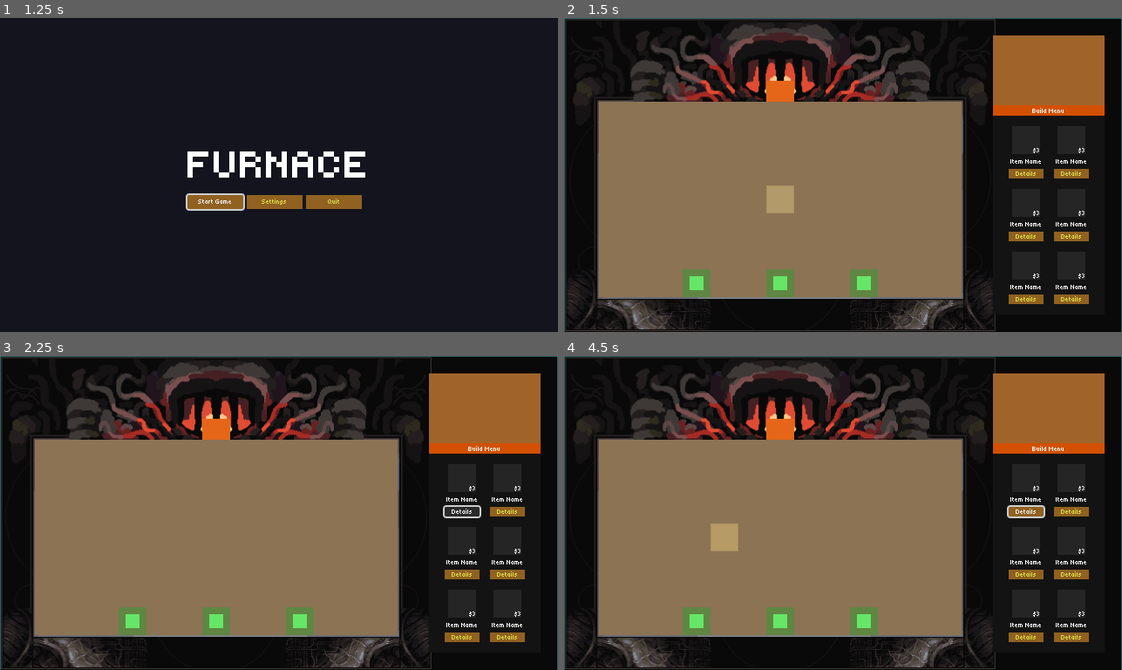
Above: before the commit, frames 1-4 (two rows, left to right).
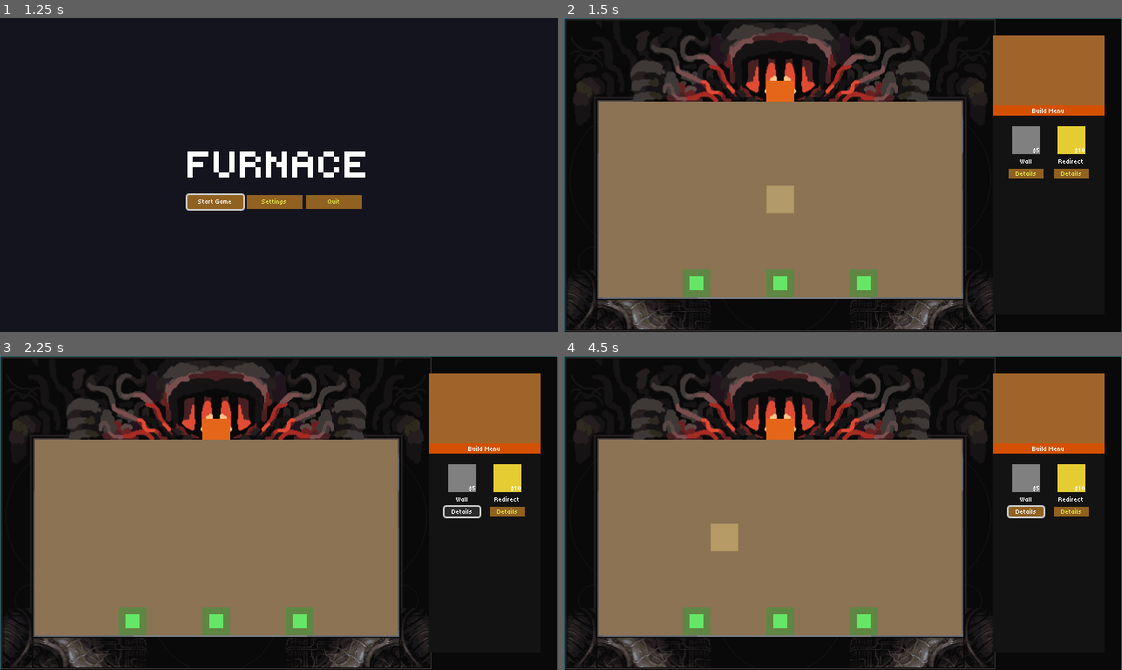
Above: after the commit, the same moments.

Repository: Arcane-Laboratory/Furnace
Game: Godot game, scene res://scenes/ui/title_screen.tscn
Two runs of this game, one before a commit and one after it. Both use one fixed random seed, a clock stepped at 60 frames per second and the inputs below.
Inputs (mouse positions are in pixels of both pictures, inside the frame that each line leads up to):
- Up to frame 1 (1.25 s): tap Enter at 0.5 s; move the mouse to (401, 159) at 0.52 s; click (401, 159) at 0.67 s
- Up to frame 2 (1.5 s): click "Start Game" at 1.25 s
- Up to frame 3 (2.25 s): click "Details" at 2 s
- Up to frame 4 (4.5 s): click "Details" at 2.75 s; click "Details" at 3.5 s; tap Space at 4.25 s; move the mouse to (731, 528) at 4.27 s; click (731, 528) at 4.42 s

Frame 1 is identical in both runs. In frame 2, 1.9% of the frame differs, in the area x 79-95%, y 34-92%; in frame 3, 1.9%; in frame 4, 1.9%.

Commit message:
Refactor buildable items to use resource-based definitions
- Create BuildableItemDefinition resource class for item properties
- Create .tres resource files for each rune type and wall
- Update GameConfig to load definitions from resource files instead of hardcoded values
- Update build_submenu to use resource definitions
- Add designer guide documentation
- Fix signal connection issues and parameter shadowing warnings

Diff:
--- /dev/null
+++ b/godot/resources/buildable_items/acceleration_rune_definition.tres
@@ -0,0 +1,12 @@
+[gd_resource type="Resource" script_class="BuildableItemDefinition" load_steps=2 format=3]
+
+[ext_resource type="Script" path="res://scripts/resources/buildable_item_definition.gd" id="1"]
+
+[resource]
+script = ExtResource("1")
+item_type = "acceleration"
+display_name = "Acceleration"
+cost = 15
+unlocked_by_default = false
+icon_color = Color(0.2, 0.9, 0.4, 1)
+scene_path = ""
--- /dev/null
+++ b/godot/resources/buildable_items/advanced_redirect_rune_definition.tres
@@ -0,0 +1,12 @@
+[gd_resource type="Resource" script_class="BuildableItemDefinition" load_steps=2 format=3]
+
+[ext_resource type="Script" path="res://scripts/resources/buildable_item_definition.gd" id="1"]
+
+[resource]
+script = ExtResource("1")
+item_type = "advanced_redirect"
+display_name = "Advanced Redirect"
+cost = 15
+unlocked_by_default = false
+icon_color = Color(0.9, 0.7, 0.1, 1)
+scene_path = "res://scenes/entities/runes/redirect_rune.tscn"
--- /dev/null
+++ b/godot/resources/buildable_items/explosive_rune_definition.tres
@@ -0,0 +1,12 @@
+[gd_resource type="Resource" script_class="BuildableItemDefinition" load_steps=2 format=3]
+
+[ext_resource type="Script" path="res://scripts/resources/buildable_item_definition.gd" id="1"]
+
+[resource]
+script = ExtResource("1")
+item_type = "explosive"
+display_name = "Explosive"
+cost = 18
+unlocked_by_default = false
+icon_color = Color(0.9, 0.3, 0.2, 1)
+scene_path = ""
--- /dev/null
+++ b/godot/resources/buildable_items/portal_rune_definition.tres
@@ -0,0 +1,12 @@
+[gd_resource type="Resource" script_class="BuildableItemDefinition" load_steps=2 format=3]
+
+[ext_resource type="Script" path="res://scripts/resources/buildable_item_definition.gd" id="1"]
+
+[resource]
+script = ExtResource("1")
+item_type = "portal"
+display_name = "Portal"
+cost = 20
+unlocked_by_default = false
+icon_color = Color(0.6, 0.2, 0.9, 1)
+scene_path = ""
--- /dev/null
+++ b/godot/resources/buildable_items/redirect_rune_definition.tres
@@ -0,0 +1,12 @@
+[gd_resource type="Resource" script_class="BuildableItemDefinition" load_steps=2 format=3]
+
+[ext_resource type="Script" path="res://scripts/resources/buildable_item_definition.gd" id="1"]
+
+[resource]
+script = ExtResource("1")
+item_type = "redirect"
+display_name = "Redirect"
+cost = 10
+unlocked_by_default = true
+icon_color = Color(0.9, 0.8, 0.2, 1)
+scene_path = "res://scenes/entities/runes/redirect_rune.tscn"
--- /dev/null
+++ b/godot/resources/buildable_items/reflect_rune_definition.tres
@@ -0,0 +1,12 @@
+[gd_resource type="Resource" script_class="BuildableItemDefinition" load_steps=2 format=3]
+
+[ext_resource type="Script" path="res://scripts/resources/buildable_item_definition.gd" id="1"]
+
+[resource]
+script = ExtResource("1")
+item_type = "reflect"
+display_name = "Reflect"
+cost = 12
+unlocked_by_default = false
+icon_color = Color(0.2, 0.8, 0.9, 1)
+scene_path = ""
--- /dev/null
+++ b/godot/resources/buildable_items/wall_definition.tres
@@ -0,0 +1,12 @@
+[gd_resource type="Resource" script_class="BuildableItemDefinition" load_steps=2 format=3]
+
+[ext_resource type="Script" path="res://scripts/resources/buildable_item_definition.gd" id="1"]
+
+[resource]
+script = ExtResource("1")
+item_type = "wall"
+display_name = "Wall"
+cost = 5
+unlocked_by_default = true
+icon_color = Color(0.5, 0.5, 0.5, 1)
+scene_path = ""
--- a/godot/scenes/ui/build_menu_item.tscn
+++ b/godot/scenes/ui/build_menu_item.tscn
@@ -1,9 +1,11 @@
-[gd_scene load_steps=3 format=3 uid="uid://cbahjpvjs4v7x"]
+[gd_scene load_steps=4 format=3 uid="uid://cbahjpvjs4v7x"]
 
 [ext_resource type="PackedScene" uid="uid://dequ5qkc8ctjx" path="res://scenes/entities/runes/menu_rune.tscn" id="1_fu0ic"]
 [ext_resource type="Theme" uid="uid://brmsm8x6ntpna" path="res://theme/furnace_theme.tres" id="2_2dq7i"]
+[ext_resource type="Script" path="res://scripts/ui/build_menu_item.gd" id="3_item"]
 
 [node name="BuildMenuItem" type="Control"]
+script = ExtResource("3_item")
 custom_minimum_size = Vector2(48, 60)
 layout_mode = 3
 anchors_preset = 5
--- a/godot/scenes/ui/build_submenu.tscn
+++ b/godot/scenes/ui/build_submenu.tscn
@@ -1,10 +1,12 @@
-[gd_scene load_steps=4 format=3 uid="uid://d2o6wquhpnbac"]
+[gd_scene load_steps=5 format=3 uid="uid://d2o6wquhpnbac"]
 
 [ext_resource type="Theme" uid="uid://brmsm8x6ntpna" path="res://theme/furnace_theme.tres" id="1_bv72o"]
 [ext_resource type="PackedScene" uid="uid://d3lefgipylt8o" path="res://scenes/ui/menu_label.tscn" id="2_ljs7x"]
 [ext_resource type="PackedScene" uid="uid://cbahjpvjs4v7x" path="res://scenes/ui/build_menu_item.tscn" id="3_h57i6"]
+[ext_resource type="Script" path="res://scripts/ui/build_submenu.gd" id="4_submenu"]
 
 [node name="BuildSubmenu" type="Control"]
+script = ExtResource("4_submenu")
 layout_mode = 3
 anchors_preset = 15
 anchor_right = 1.0
--- a/godot/scripts/autoload/game_config.gd
+++ b/godot/scripts/autoload/game_config.gd
@@ -1,6 +1,5 @@
 extends Node
 ## Developer tunable parameters - all game balance values in one place
-
 
 # Grid Configuration
 const GRID_COLUMNS: int = 13
@@ -36,14 +35,9 @@
 var tank_enemy_health: int = 150
 var tank_enemy_speed: float = 30.0
 
-# Resource Costs
-var wall_cost: int = 5
-var redirect_rune_cost: int = 10
-var advanced_redirect_rune_cost: int = 15
-var portal_rune_cost: int = 20
-var reflect_rune_cost: int = 12
-var explosive_rune_cost: int = 18
-var acceleration_rune_cost: int = 15
+# Buildable Item Definitions
+# These are loaded from resource files in godot/resources/buildable_items/
+var buildable_item_definitions: Dictionary = {}  # Key: item_type, Value: Resource (BuildableItemDefinition)
 
 # Level Resources (indexed by level number)
 var level_resources: Array[int] = [
@@ -57,7 +51,7 @@
 
 
 func _ready() -> void:
-	pass
+	_load_buildable_item_definitions()
 
 
 func get_level_resources(level: int) -> int:
@@ -66,23 +60,63 @@
 	return 100  # Default fallback
 
 
-func get_rune_cost(rune_type: String) -> int:
-	match rune_type:
-		"redirect":
-			return redirect_rune_cost
-		"advanced_redirect":
-			return advanced_redirect_rune_cost
-		"portal":
-			return portal_rune_cost
-		"reflect":
-			return reflect_rune_cost
-		"explosive":
-			return explosive_rune_cost
-		"acceleration":
-			return acceleration_rune_cost
-		_:
-			return 0
+## Load all buildable item definitions from resource files
+func _load_buildable_item_definitions() -> void:
+	var definition_paths: Array[String] = [
+		"res://resources/buildable_items/wall_definition.tres",
+		"res://resources/buildable_items/redirect_rune_definition.tres",
+		"res://resources/buildable_items/advanced_redirect_rune_definition.tres",
+		"res://resources/buildable_items/portal_rune_definition.tres",
+		"res://resources/buildable_items/reflect_rune_definition.tres",
+		"res://resources/buildable_items/explosive_rune_definition.tres",
+		"res://resources/buildable_items/acceleration_rune_definition.tres",
+	]
+
+	for path in definition_paths:
+		var definition: Resource = load(path) as Resource
+		if definition:
+			# Access property directly (it's an @export property on BuildableItemDefinition)
+			var item_type: String = definition.item_type
+			if item_type != "":
+				buildable_item_definitions[item_type] = definition
+			else:
+				push_error("GameConfig: Loaded definition missing item_type: %s" % path)
+		else:
+			push_error("GameConfig: Failed to load buildable item definition: %s" % path)
 
 
+## Get a buildable item definition by type
+func get_item_definition(item_type: String) -> Resource:
+	return buildable_item_definitions.get(item_type, null)
+
+
+## Get all buildable item definitions
+func get_all_item_definitions() -> Array:
+	var definitions: Array = []
+	for item_type in buildable_item_definitions:
+		definitions.append(buildable_item_definitions[item_type])
+	return definitions
+
+
+## Backward compatibility: Get rune cost (delegates to definition)
+func get_rune_cost(rune_type: String) -> int:
+	var definition := get_item_definition(rune_type)
+	if definition:
+		return definition.cost
+	return 0
+
+
+## Backward compatibility: Get wall cost (delegates to definition)
 func get_wall_cost() -> int:
-	return wall_cost
+	var definition := get_item_definition("wall")
+	if definition:
+		return definition.cost
+	return 5  # Fallback
+
+
+## Backward compatibility: Check if a rune type is unlocked by default (delegates to definition)
+func is_rune_unlocked_by_default(rune_type: String) -> bool:
+	var definition := get_item_definition(rune_type)
+	if definition:
+		return definition.unlocked_by_default
+	return false
--- a/godot/scripts/game/game_scene.gd
+++ b/godot/scripts/game/game_scene.gd
@@ -116,6 +116,9 @@
 	# Connect EnemyManager signals
 	EnemyManager.all_enemies_defeated.connect(_on_all_enemies_defeated)
 	EnemyManager.furnace_destroyed.connect(_on_furnace_destroyed)
+
+	# Update build menu with level data
+	_update_build_menu()
 
 	# Test pathfinding for all spawn points
 	_test_pathfinding()
@@ -240,6 +243,16 @@
 
 	highlight_tween = create_tween()
 	highlight_tween.tween_property(hover_highlight, "color", Color(1.0, 0.9, 0.5, 0.0), 0.15)
+
+
+func _update_build_menu() -> void:
+	# Find and update build submenu with level data
+	# Path: UILayer/RightPanel/CenterContainer/VBoxContainer/GameMenu/ColorRect/CenterContainer/VBoxContainer/BuildSubmenu
+	var game_menu := get_node_or_null("UILayer/RightPanel/CenterContainer/VBoxContainer/GameMenu") as Control
+	if game_menu:
+		var build_submenu := game_menu.get_node_or_null("ColorRect/CenterContainer/VBoxContainer/BuildSubmenu") as Control
+		if build_submenu and build_submenu.has_method("set_level_data"):
+			build_submenu.set_level_data(current_level_data)
 
 
 func _test_pathfinding() -> void:
--- /dev/null
+++ b/godot/scripts/resources/buildable_item_definition.gd
@@ -0,0 +1,28 @@
+extends Resource
+class_name BuildableItemDefinition
+## Resource definition for buildable items (runes and walls)
+## Designers can create .tres files from this resource to configure each item type
+
+
+@export var item_type: String = ""  # e.g., "redirect", "wall", "portal"
+@export var display_name: String = ""  # e.g., "Redirect Rune"
+@export var cost: int = 10
+@export var unlocked_by_default: bool = false
+@export var icon_color: Color = Color.WHITE
+@export var scene_path: String = ""  # Path to the scene file for this item (e.g., "res://scenes/entities/runes/redirect_rune.tscn")
+
+
+func _init(
+	p_item_type: String = "",
+	p_display_name: String = "",
+	p_cost: int = 10,
+	p_unlocked_by_default: bool = false,
+	p_icon_color: Color = Color.WHITE,
+	p_scene_path: String = ""
+) -> void:
+	item_type = p_item_type
+	display_name = p_display_name
+	cost = p_cost
+	unlocked_by_default = p_unlocked_by_default
+	icon_color = p_icon_color
+	scene_path = p_scene_path
--- a/godot/scripts/resources/level_data.gd
+++ b/godot/scripts/resources/level_data.gd
@@ -39,6 +39,10 @@
 
 ## Hint text shown at level start (optional)
 @export var hint_text: String = ""
+
+## Allowed runes for this level (empty array = all default runes available)
+## Format: Array of rune type strings (e.g., ["redirect", "wall", "portal"])
+@export var allowed_runes: Array[String] = []
 
 
 ## Validate that the level data is properly configured
--- /dev/null
+++ b/godot/scripts/ui/build_menu_item.gd
@@ -0,0 +1,60 @@
+extends Control
+## Individual build menu item - displays rune/wall with name, cost, and details button
+
+
+signal item_selected(item_type: String)
+
+## Item type identifier (e.g., "redirect", "wall", "portal")
+var item_type: String = ""
+
+## Item display name
+var item_name: String = ""
+
+## Item cost
+var item_cost: int = 0
+
+## Reference to UI elements
+@onready var menu_rune: Control = $VBoxContainer/MenuRune
+@onready var name_label: Label = $VBoxContainer/Label
+@onready var details_button: Button = $VBoxContainer/Button
+
+
+func _ready() -> void:
+	if details_button:
+		details_button.pressed.connect(_on_details_pressed)
+
+	# Make the whole item clickable
+	mouse_filter = Control.MOUSE_FILTER_STOP
+
+
+func _gui_input(event: InputEvent) -> void:
+	if event is InputEventMouseButton and event.pressed and event.button_index == MOUSE_BUTTON_LEFT:
+		item_selected.emit(item_type)
+
+
+## Configure this menu item with item data
+func configure(type: String, display_name: String, cost: int, icon_color: Color) -> void:
+	item_type = type
+	item_name = display_name
+	item_cost = cost
+
+	# Update name label
+	if name_label:
+		name_label.text = display_name
+
+	# Update cost display in MenuRune
+	if menu_rune:
+		var cost_label := menu_rune.get_node_or_null("ColorRect/Label") as Label
+		if cost_label:
+			cost_label.text = "$%d" % cost
+
+		# Update icon color
+		var icon_rect := menu_rune.get_node_or_null("ColorRect") as ColorRect
+		if icon_rect:
+			icon_rect.color = icon_color
+
+
+## Handle details button press
+func _on_details_pressed() -> void:
+	# Placeholder - show item details/info
+	print("Details for %s (Cost: %d)" % [item_name, item_cost])
--- /dev/null
+++ b/godot/scripts/ui/build_submenu.gd
@@ -0,0 +1,150 @@
+extends Control
+## Build submenu - populates and displays available buildable items
+
+
+## Available buildable items (runes + wall)
+## Array of Resource (BuildableItemDefinition) resources
+var available_items: Array = []
+
+## Current level data (set by game_scene)
+var current_level_data: LevelData = null
+
+## Reference to grid containers
+@onready var grid_container_1: GridContainer = $VBoxContainer/CenterContainer/GridContainer
+@onready var grid_container_2: GridContainer = $VBoxContainer/CenterContainer2/GridContainer
+@onready var grid_container_3: GridContainer = $VBoxContainer/CenterContainer3/GridContainer
+
+
+func _ready() -> void:
+	# Wait for level data to be set, then populate
+	call_deferred("_populate_menu")
+
+
+## Set level data and refresh menu
+func set_level_data(level_data: LevelData) -> void:
+	current_level_data = level_data
+	_populate_menu()
+
+
+## Check if an item definition is available in the current level
+func _is_item_available(definition: Resource) -> bool:
+	if not definition:
+		return false
+
+	# Access properties directly (they're @export properties on BuildableItemDefinition)
+	var item_type: String = definition.item_type
+	var unlocked_by_default: bool = definition.unlocked_by_default
+
+	# If no level data, show all default unlocked items (fallback)
+	if not current_level_data:
+		return unlocked_by_default
+
+	# Check if item is in level's allowed_runes
+	# Empty allowed_runes array means all default runes are available
+	if current_level_data.allowed_runes.is_empty():
+		# All default unlocked items are available
+		return unlocked_by_default
+	else:
+		# Only items in allowed_runes are available
+		return item_type in current_level_data.allowed_runes
+
+
+## Initialize list of available buildable items (filtered by level)
+func _initialize_available_items() -> void:
+	available_items.clear()
+
+	# Get all item definitions from GameConfig
+	var all_definitions: Array = GameConfig.get_all_item_definitions()
+
+	# Filter items based on availability
+	for definition in all_definitions:
+		if definition and _is_item_available(definition as Resource):
+			available_items.append(definition)
+
+
+## Populate the menu with available items
+func _populate_menu() -> void:
+	# Initialize available items (filtered by level)
+	_initialize_available_items()
+	# Get all grid containers
+	var grid_containers: Array[GridContainer] = [
+		grid_container_1,
+		grid_container_2,
+		grid_container_3,
+	]
+
+	# Clear existing items (keep structure, remove extra items)
+	# Also disconnect signals from existing items to avoid duplicate connections
+	for grid in grid_containers:
+		if not grid:
+			continue
+		# Disconnect signals from existing placeholder items
+		var children := grid.get_children()
+		for child in children:
+			if child.has_signal("item_selected"):
+				if child.item_selected.is_connected(_on_item_selected):
+					child.item_selected.disconnect(_on_item_selected)
+		# Remove all children except the first two (which are placeholders)
+		for i in range(2, children.size()):
+			children[i].queue_free()
+
+	# Load build menu item scene
+	var item_scene := load("res://scenes/ui/build_menu_item.tscn")
+	if not item_scene:
+		push_error("BuildSubmenu: Failed to load build_menu_item.tscn")
+		return
+
+	# Populate each grid container with items
+	var item_index := 0
+	for grid in grid_containers:
+		if not grid or item_index >= available_items.size():
+			break
+
+		# Get existing placeholder items
+		var placeholders := grid.get_children()
+
+		# Configure first placeholder
+		if placeholders.size() > 0 and item_index < available_items.size():
+			var definition: Resource = available_items[item_index] as Resource
+			var item1: Control = placeholders[0] as Control
+			if item1 and item1.has_method("configure") and definition:
+				# Access properties directly (they're @export properties on BuildableItemDefinition)
+				item1.configure(
+					definition.item_type,
+					definition.display_name,
+					definition.cost,
+					definition.icon_color
+				)
+				if item1.has_signal("item_selected") and not item1.item_selected.is_connected(_on_item_selected):
+					item1.item_selected.connect(_on_item_selected)
+			item_index += 1
+
+		# Configure second placeholder
+		if placeholders.size() > 1 and item_index < available_items.size():
+			var definition: Resource = available_items[item_index] as Resource
+			var item2: Control = placeholders[1] as Control
+			if item2 and item2.has_method("configure") and definition:
+				# Access properties directly (they're @export properties on BuildableItemDefinition)
+				item2.configure(
+					definition.item_type,
+					definition.display_name,
+					definition.cost,
+					definition.icon_color
+				)
+				if item2.has_signal("item_selected") and not item2.item_selected.is_connected(_on_item_selected):
+					item2.item_selected.connect(_on_item_selected)
+			item_index += 1
+
+	# Hide unused grid containers
+	if item_index >= available_items.size():
+		if grid_container_2 and item_index <= 2:
+			grid_container_2.get_parent().visible = false
+		if grid_container_3 and item_index <= 4:
+			grid_container_3.get_parent().visible = false
+
+
+## Handle item selection
+func _on_item_selected(item_type: String) -> void:
+	print("BuildSubmenu: Item selected: %s" % item_type)
+	# Emit signal or call game_scene to handle selection
+	# This will be connected to game_scene for placement logic
Not shown, added: docs/DESIGNER_GUIDE.md
